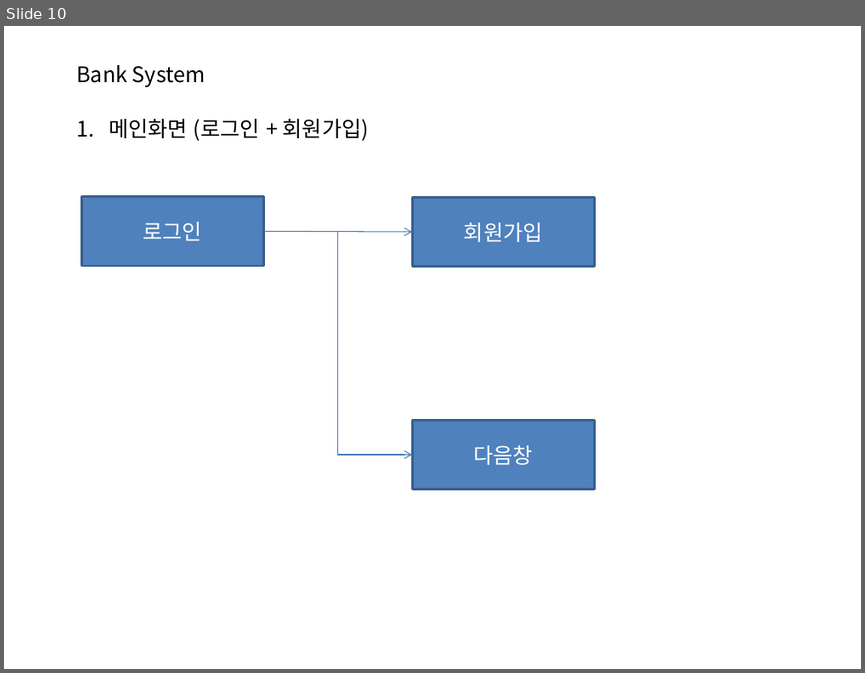
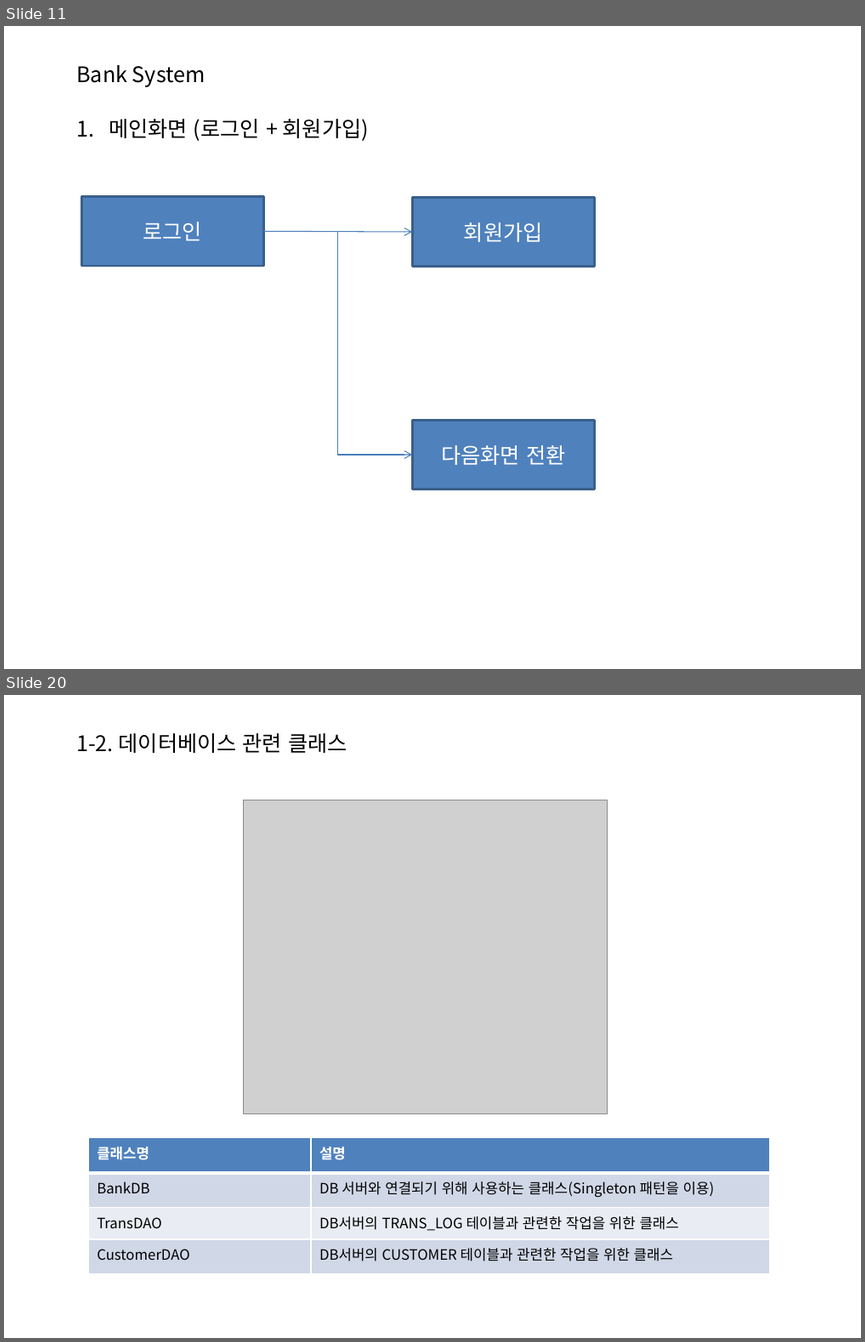
Before and after one commit to S-Onix/BankSystemProject, a slide deck: BankSystem/documentation/banksystem.pptx. Shown one above the other, each under a label of ours: slide 10 before the commit, slides 11 and 20 after it; the slides between them are not shown. The pictures are 865x673 and 865x1342 pixels, drawn with LibreOffice and Linux fonts; fonts in the diff are those of the drawing; grey boxes stand for pictures. Boxes give left, top, right and bottom in pixels: in the first picture for what was removed or moved away, otherwise in the second. Text is boxed around its words. In the diff, an @@ line names an element or a change of style, - is before the commit and + after.

```diff
--- a/BankSystem/documentation/banksystem.pptx
+++ b/BankSystem/documentation/banksystem.pptx
@@ slide 20 added at bbox=[4, 695, 861, 1338], background #FFFFFF @@
@@ text added at bbox=[76, 733, 347, 753], 18 pt, text #000000 @@
+1-2. 데이터베이스 관련 클래스
@@ picture added at bbox=[244, 800, 608, 1114] @@
@@ table added at bbox=[88, 1138, 770, 1274], 4 rows, 2 columns @@
+클래스명 | 설명
+BankDB | DB 서버와 연결되기 위해 사용하는 클래스(Singleton 패턴을 이용)
+TransDAO | DB서버의 TRANS_LOG 테이블과 관련한 작업을 위한 클래스
+CustomerDAO | DB서버의 CUSTOMER 테이블과 관련한 작업을 위한 클래스
@@ what was slide 10 is now slide 11 @@
@@ slide 11 changed as well @@
@@ text in rectangle at bbox=[441, 445, 565, 465]: text changed @@
-다음창
+다음화면 전환
```
Also in this commit, not shown: 2 other slides changed, 22 other slides added, 9 slides removed, 8 other files.
